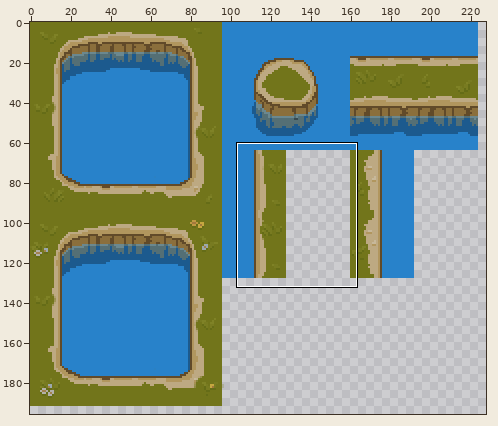
Edited in one commit: sprite sheet (assets/maps/tiled_ressources/raw_tilesets/TX water.png). The picture above shows the old version from afar; the outline marks the close-up.
Close-up. Earlier state:
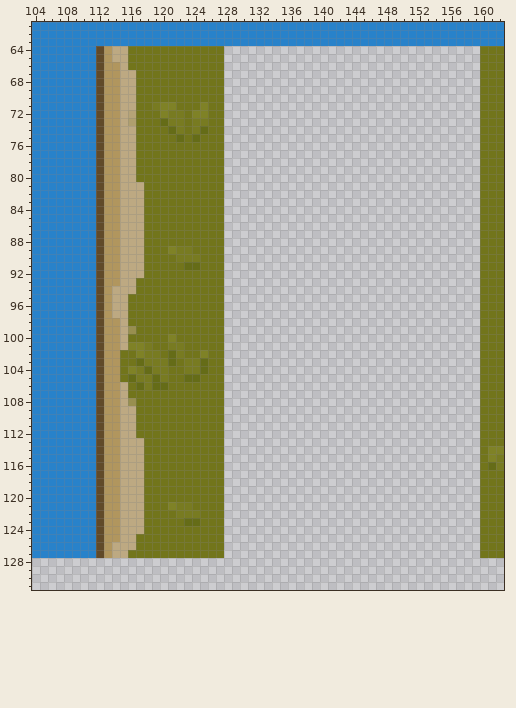
The file is 364x223 pixels. Pixels under 10% opacity are left out. Colours within 5 levels of each other are drawn and written as one. Shown: x 104..162, y 61..131. The wide view leaves out empty margins.
The same view after the edit:
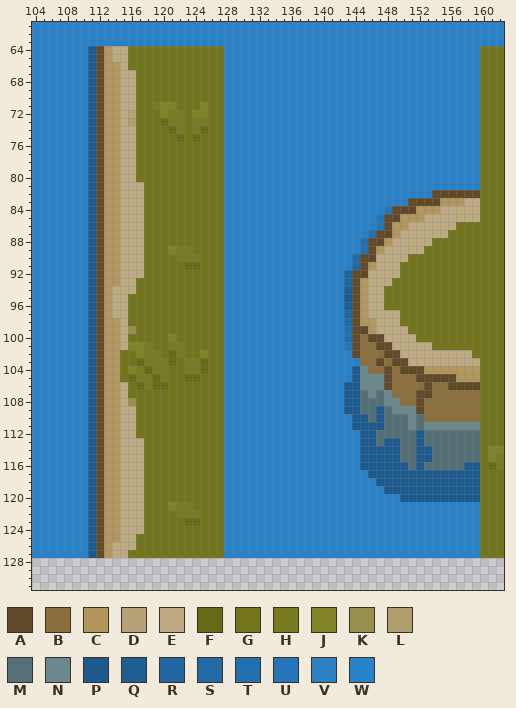
Palette (. is transparent): A #614a29  B #8b6f3c  C #b1965e  D #b5a377  E #bda982  F #656c17  G #72751b  H #787b21  J #7f8226  K #988f4f  L #af9f6e  M #546f75  N #6b888f  P #1c5a8e  Q #1e5f96  R #2066a0  S #216aa6  T #2370af  U #2476b8  V #2b81c3  W #2882ca
Author's note on the commit: Animation et Modification tileset water, ombres
Change:
Changed rows in their new state; - is an unchanged pixel.
first column x 111:
 64 P----------------WWWWWWWWWWWWWWWWWWWWWWWWWWWWWWWW
 65 P----------------WWWWWWWWWWWWWWWWWWWWWWWWWWWWWWWW
 66 P----------------WWWWWWWWWWWWWWWWWWWWWWWWWWWWWWWW
 67 P----------------WWWWWWWWWWWWWWWWWWWWWWWWWWWWWWWW
 68 P----------------WWWWWWWWWWWWWWWWWWWWWWWWWWWWWWWW
 69 P----------------WWWWWWWWWWWWWWWWWWWWWWWWWWWWWWWW
 70 P----------------WWWWWWWWWWWWWWWWWWWWWWWWWWWWWWWW
 71 P----------------WWWWWWWWWWWWWWWWWWWWWWWWWWWWWWWW
 72 P----------------WWWWWWWWWWWWWWWWWWWWWWWWWWWWWWWW
 73 P----------------WWWWWWWWWWWWWWWWWWWWWWWWWWWWWWWW
 74 P----------------WWWWWWWWWWWWWWWWWWWWWWWWWWWWWWWW
 75 P----------------WWWWWWWWWWWWWWWWWWWWWWWWWWWWWWWW
 76 P----------------WWWWWWWWWWWWWWWWWWWWWWWWWWWWWWWW
 77 P----------------WWWWWWWWWWWWWWWWWWWWWWWWWWWWWWWW
 78 P----------------WWWWWWWWWWWWWWWWWWWWWWWWWWWWWWWW
 79 P----------------WWWWWWWWWWWWWWWWWWWWWWWWWWWWWWWW
 80 P----------------WWWWWWWWWWWWWWWWWWWWWWWWWWWWWWWW
 81 P----------------WWWWWWWWWWWWWWWWWWWWWWWWWWWWWWWW
 82 P----------------WWWWWWWWWWWWWWWWWWWWWWWWWWAAAAAA
 83 P----------------WWWWWWWWWWWWWWWWWWWWWVVAAAACCCEE
 84 P----------------WWWWWWWWWWWWWWWWWWWWUAAACCCEEEEE
 85 P----------------WWWWWWWWWWWWWWWWWWWUAACCCEEEEEEE
 86 P----------------WWWWWWWWWWWWWWWWWWWUACCEEEEEEGGG
 87 P----------------WWWWWWWWWWWWWWWWWWTAACEEEEEEGGGG
 88 P----------------WWWWWWWWWWWWWWWWWTAACEEEEEGGGGGG
 89 P----------------WWWWWWWWWWWWWWWWWTACEEEEEGGGGGGG
 90 P----------------WWWWWWWWWWWWWWWWSAAEEEEGGGGGGGGG
 91 P----------------WWWWWWWWWWWWWWWWSACEEEGGGGGGGGGG
 92 P----------------WWWWWWWWWWWWWWWRAAEEEEGGGGGGGGGG
 93 P----------------WWWWWWWWWWWWWWWRACEEEGGGGGGGGGGG
 94 P----------------WWWWWWWWWWWWWWWQACEEGGGGGGGGGGGG
 95 P----------------WWWWWWWWWWWWWWWPACEEGGGGGGGGGGGG
 96 P----------------WWWWWWWWWWWWWWWQACEEGGGGGGGGGGGG
 97 P----------------WWWWWWWWWWWWWWWRACEEEEGGGGGGGGGG
 98 P----------------WWWWWWWWWWWWWWWSACCEEEGGGGGGGGGG
 99 P----------------WWWWWWWWWWWWWWWTAACEEEEGGGGGGGGG
100 P----------------WWWWWWWWWWWWWWWTABAAEEEEGGGGGGGG
101 P----------------WWWWWWWWWWWWWWWUABBAAEEEEEGGGGGG
102 P----------------WWWWWWWWWWWWWWWVABBBAAEEEEEEEEEG
103 P----------------WWWWWWWWWWWWWWWWWBBABAAEEEEEEEEE
104 P----------------WWWWWWWWWWWWWWWWPNBBABAAACCCCCCC
105 P----------------WWWWWWWWWWWWWWWWPNNNABBBAAAAACCC
106 P----------------WWWWWWWWWWWWWWWPPNNNABBBBABBAAAA
107 P----------------WWWWWWWWWWWWWWWPPMNMNBBBAABBBBBB
108 P----------------WWWWWWWWWWWWWWWPPMMMNNBBABBBBBBB
109 P----------------WWWWWWWWWWWWWWWPPMMPMNNNABBBBBBB
110 P----------------WWWWWWWWWWWWWWWWPPMPMMMNMBBBBBBB
111 P----------------WWWWWWWWWWWWWWWWPPPPMMMNMNNNNNNN
112 P----------------WWWWWWWWWWWWWWWWWPPMMMMMPMMMMMMM
113 P----------------WWWWWWWWWWWWWWWWWPPMPPMMPMMMMMMM
114 P----------------WWWWWWWWWWWWWWWWWPPPPPMMPPMMMMMM
115 P----------------WWWWWWWWWWWWWWWWWPPPPPMMPPMMMMMM
116 P----------------WWWWWWWWWWWWWWWWWPPPPPPMPMMMMMPP
117 P----------------WWWWWWWWWWWWWWWWWWPPPPPPPPPPPPPP
118 P----------------WWWWWWWWWWWWWWWWWWWPPPPPPPPPPPPP
119 P----------------WWWWWWWWWWWWWWWWWWWWPPPPPPPPPPPP
120 P----------------WWWWWWWWWWWWWWWWWWWWWWPPPPPPPPPP
121 P----------------WWWWWWWWWWWWWWWWWWWWWWWWWWWWWWWW
122 P----------------WWWWWWWWWWWWWWWWWWWWWWWWWWWWWWWW
123 P----------------WWWWWWWWWWWWWWWWWWWWWWWWWWWWWWWW
124 P----------------WWWWWWWWWWWWWWWWWWWWWWWWWWWWWWWW
125 P----------------WWWWWWWWWWWWWWWWWWWWWWWWWWWWWWWW
126 P----------------WWWWWWWWWWWWWWWWWWWWWWWWWWWWWWWW
127 P----------------WWWWWWWWWWWWWWWWWWWWWWWWWWWWWWWW
